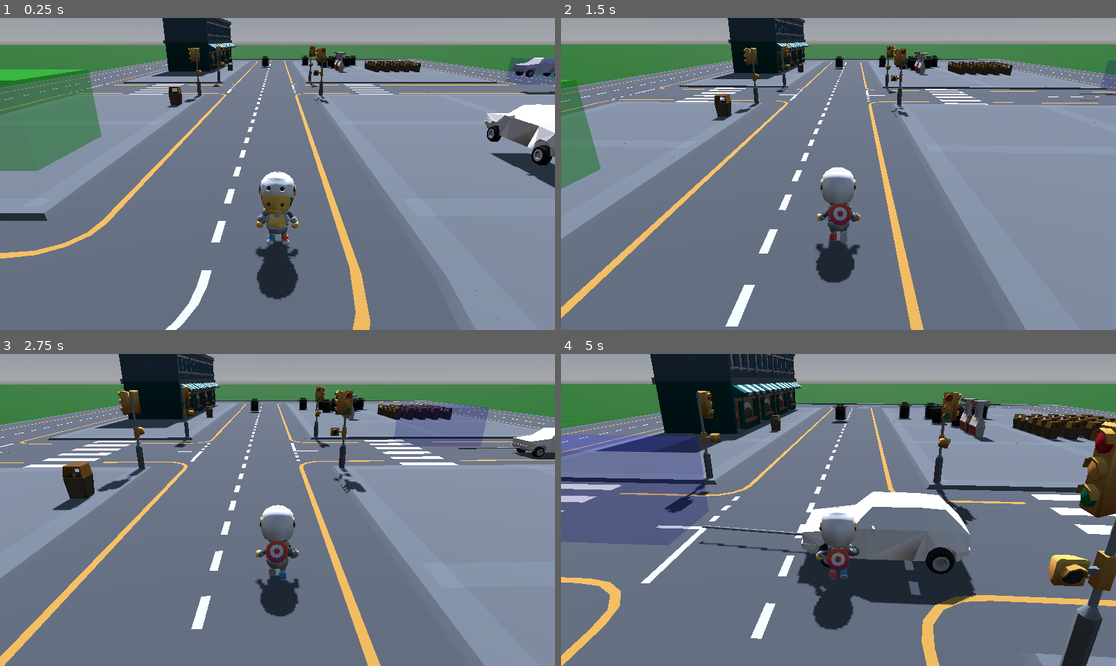
Above: before the commit, frames 1-4 (two rows, left to right).
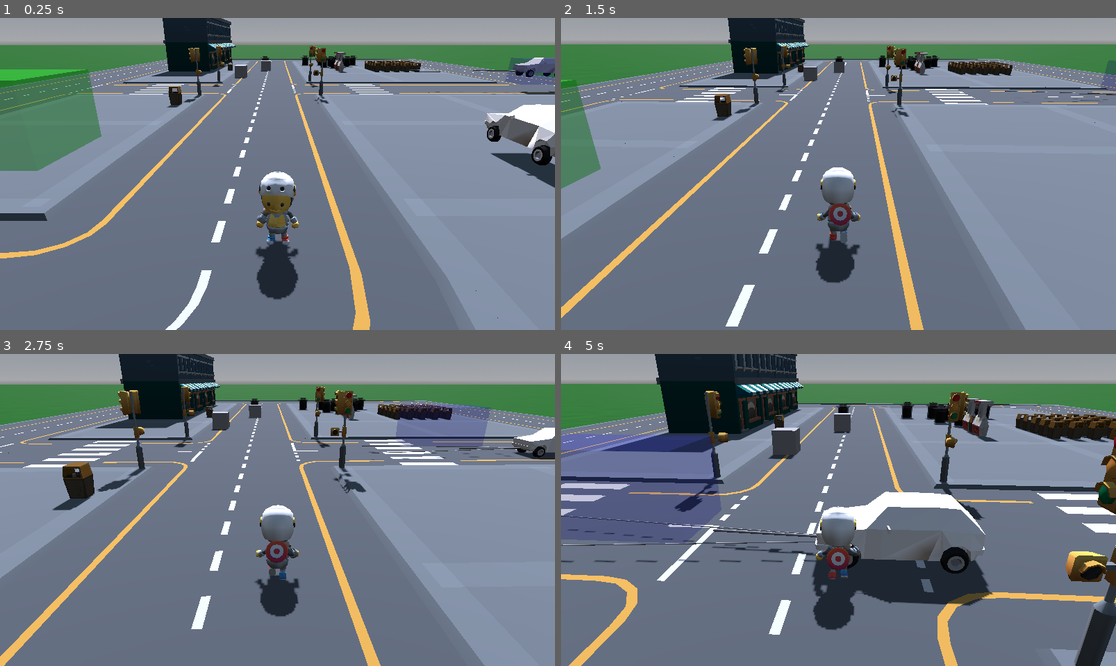
Above: after the commit, the same moments.

Repository: leems-dreems/car-driver
Game: Godot game, scene res://maps/KayKitCity/kay_kit_city.tscn
Same seed, same stepped clock (60 frames per second), same inputs: the game is played once before the commit and once after it.
Inputs (mouse positions are in pixels of both pictures, inside the frame that each line leads up to):
- Up to frame 1 (0.25 s): no input
- Up to frame 2 (1.5 s): move the mouse to (866, 174) at 0.52 s; hold W (Accelerate) from 0.53 s (still down); move the mouse to (810, 174) at 1.27 s
- Up to frame 3 (2.75 s): keep holding W (Accelerate); move the mouse to (288, 503) at 2.02 s
- Up to frame 4 (5 s): keep holding W (Accelerate); move the mouse to (832, 516) at 2.77 s; move the mouse to (877, 513) at 3.52 s; move the mouse to (794, 506) at 4.27 s

The runs differ from the first frame. In frame 1, 0.2% of the frame differs, in the area x 42-94%, y 13-25%; in frame 2, 0.2%; in frame 3, 0.5%; in frame 4, 19%, in the area x 0-100%, y 0-100%.

Commit message:
Add antennae to AI traffic
- Add antenna raycasts to AI traffic, which extend ahead and have an exaggerated effect on braking & steering
- AI traffic will start reversing if stationary and the interest direction is far behind (WIP)

Diff:
--- a/maps/KayKitCity/kay_kit_city.tscn
+++ b/maps/KayKitCity/kay_kit_city.tscn
@@ -308,6 +308,18 @@
 collision_mask = 82
 size = Vector3(5, 3, 3)
 
+[node name="Ramp5" type="CSGBox3D" parent="Terrain" groups=["Road"]]
+transform = Transform3D(-1, -1.49012e-08, -7.45058e-08, -2.68656e-08, 1, 0, 8.53623e-08, 0, -1, 2.5, 1.5, 16)
+use_collision = true
+collision_mask = 82
+size = Vector3(2, 2, 2)
+
+[node name="Ramp6" type="CSGBox3D" parent="Terrain" groups=["Road"]]
+transform = Transform3D(-1, -1.49012e-08, -7.45058e-08, -2.68656e-08, 1, 0, 8.53623e-08, 0, -1, -1.5, 1.5, 30)
+use_collision = true
+collision_mask = 82
+size = Vector3(2, 2, 2)
+
 [node name="Player" parent="." instance=ExtResource("7_1k2ef")]
 transform = Transform3D(1, 0, 1.74846e-07, 0, 1, 0, -1.74846e-07, 0, 1, -4, 1, -37)
 
--- a/scripts/driveable_vehicle.gd
+++ b/scripts/driveable_vehicle.gd
@@ -6,7 +6,14 @@
 var starting_basis: Basis
 var waiting_to_respawn := false
 var steering_ray_count : int = 32
-var steering_ray_distance := 8
+var steering_ray_length := 8
+var antenna_length := 16
+var antenna_angle := PI / 32
+var avoidance_multiplier := 2
+var antenna_multiplier := 32
+var left_antenna_mesh: MeshInstance3D
+var right_antenna_mesh: MeshInstance3D
+var antenna_raycasts: Array[RayCast3D] = []
 var steering_raycasts: Array[RayCast3D] = []
 var interest_vectors: Array[Vector3] = []
 var summed_interest_vector := Vector3.ZERO
@@ -65,10 +72,40 @@
       for _mask_value in steering_ray_collision_masks:
         _new_raycast.set_collision_mask_value(_mask_value, true)
       var _angle := (i * (2 * PI)) / steering_ray_count
-      _new_raycast.target_position = Vector3.FORWARD.rotated(Vector3.UP, _angle) * steering_ray_distance
+      _new_raycast.target_position = Vector3.FORWARD.rotated(Vector3.UP, _angle) * steering_ray_length
       add_child(_new_raycast)
       steering_raycasts.push_back(_new_raycast)
+
+   # Add antenna raycasts
+    antenna_raycasts = []
+    for i: int in [-1, 1]:
+      var _new_raycast := RayCast3D.new()
+      _new_raycast.add_to_group(steering_ray_group)
+      _new_raycast.position = Vector3.ZERO
+      for _mask_value in steering_ray_collision_masks:
+        _new_raycast.set_collision_mask_value(_mask_value, true)
+      var _angle := i * antenna_angle
+      _new_raycast.target_position = Vector3.FORWARD.rotated(Vector3.UP, _angle) * antenna_length
+      add_child(_new_raycast)
+      antenna_raycasts.push_back(_new_raycast)
+      var _line_mesh := MeshInstance3D.new()
+      var _cylinder_mesh := CylinderMesh.new()
+      _cylinder_mesh.height = antenna_length
+      _cylinder_mesh.top_radius = 0.02
+      _cylinder_mesh.bottom_radius = 0.02
+      _line_mesh.mesh = _cylinder_mesh
+      _line_mesh.position = _new_raycast.target_position / 2
+      _line_mesh.rotate_x(PI / 2)
+      _line_mesh.rotate_y(_angle)
+      add_child(_line_mesh)
+      if _new_raycast.target_position.x < 0:
+        left_antenna_mesh = _line_mesh
+      else:
+        right_antenna_mesh = _line_mesh
+
   for _raycast in steering_raycasts:
+    _raycast.enabled = true
+  for _raycast in antenna_raycasts:
     _raycast.enabled = true
 
   # Add interest direction pointer mesh
@@ -101,11 +138,42 @@
     # The dot product of two aligned vectors is 1, and for two perpendicular vectors it’s 0
     var _interest_amount := _raycast.target_position.normalized().dot(_target_position)
     _interest_amount = maxf(0, _interest_amount)
-    var _danger_amount := 0.0
+    interest_vectors.push_back(_raycast.target_position.normalized() * _interest_amount)
+
+    # Loop through again looking for danger
+  var i := 0
+  for _raycast in steering_raycasts:
     if _raycast.is_colliding():
-      # TODO: Danger amount should decrease with distance from collision point
-      _danger_amount = 1.0
-    interest_vectors.push_back(_raycast.target_position.normalized() * _interest_amount * (1 - _danger_amount))
+      var _danger_distance: float = _raycast.get_collision_point().distance_to(_raycast.global_position)
+      var _danger_amount = clampf(_danger_distance / steering_ray_length, 0.01, 1.0)
+      interest_vectors[i] *= _danger_amount
+      if i <= (steering_ray_count / 2) - 1:
+        interest_vectors[i + (steering_ray_count / 2)] /= _danger_amount * avoidance_multiplier
+      else:
+        interest_vectors[i - (steering_ray_count / 2)] /= _danger_amount * avoidance_multiplier
+    i += 1
+
+  # Check "antenna" raycasts
+  var _danger_amount_left := 0.0
+  var _danger_amount_right := 0.0
+  for _raycast in antenna_raycasts:
+    if _raycast.is_colliding():
+      var _danger_distance: float = _raycast.get_collision_point().distance_to(_raycast.global_position)
+      if _raycast.target_position.x < 0:
+        _danger_amount_left = 1 - clampf(_danger_distance / antenna_length, 0.0, 1.0)
+      else:
+        _danger_amount_right = 1 - clampf(_danger_distance / antenna_length, 0.0, 1.0)
+  left_antenna_mesh.transparency = 1 - clampf(_danger_amount_left, 0.1, 1.0)
+  right_antenna_mesh.transparency = 1 - clampf(_danger_amount_right, 0.1, 1.0)
+  if _danger_amount_left > 0.0:
+    interest_vectors[steering_ray_count / 4] *= _danger_amount_left * antenna_multiplier
+    interest_vectors[steering_ray_count / 2].z = maxf(1.0, interest_vectors[steering_ray_count / 2].z)
+    interest_vectors[steering_ray_count / 2] *= _danger_amount_left * antenna_multiplier
+  if _danger_amount_right > 0.0:
+    interest_vectors[(steering_ray_count / 4) * 3] *= _danger_amount_right * antenna_multiplier
+    interest_vectors[steering_ray_count / 2].z = maxf(1.0, interest_vectors[steering_ray_count / 2].z)
+    interest_vectors[steering_ray_count / 2] *= _danger_amount_right * antenna_multiplier
+
   return
 
 ## Sum up our interest vectors to get the direction of travel
@@ -116,12 +184,11 @@
   summed_interest_vector = _summed_interest_vector
 
   interest_direction_mesh.position = (summed_interest_vector / 2)
-#  print(summed_interest_vector)
-  interest_direction_mesh.rotation.y = get_interest_vector_y_difference()
+  interest_direction_mesh.rotation.y = get_interest_angle()
   interest_direction_mesh.mesh.height = summed_interest_vector.length()
 
   return
 
 ## Get the angle difference on the Y axis between the car's rotation and the interest vector
-func get_interest_vector_y_difference() -> float:
+func get_interest_angle() -> float:
   return Vector3.FORWARD.signed_angle_to(summed_interest_vector, Vector3.UP)
--- a/traffic/traffic_path.gd
+++ b/traffic/traffic_path.gd
@@ -3,6 +3,7 @@
 
 @export var number_of_vehicles := 1
 @export var road_speed := 20.0
+@export var road_reversing_speed := 5.0
 var compact_car_scene:= preload("res://cars/compact.tscn")
 var traffic_follower_scene:= preload("res://traffic/traffic_path_follower.tscn")
 var followers: Array[TrafficPathFollower] = []
@@ -40,23 +41,48 @@
         follower.vehicle.set_interest_vectors(follower.global_transform.origin)
         follower.vehicle.set_summed_interest_vector()
         var _interest_vector := follower.vehicle.summed_interest_vector
-        var _interest_strength := clampf(_interest_vector.length() / follower.vehicle.steering_ray_distance, 0.0, 1.0)
-        if _interest_strength < 0.75:
+        var _interest_strength := clampf(_interest_vector.length() / follower.vehicle.steering_ray_length, 0.0, 1.0)
+        if _interest_vector.z > follower.vehicle.steering_ray_length * 1.0:
+          if follower.vehicle.linear_velocity.z > 0.1:
+            target_speed = -road_reversing_speed
+          else:
+            target_speed = 0.0
+        elif _interest_vector.z > follower.vehicle.steering_ray_length * 0.25:
+          target_speed *= 0.25
+        elif _interest_vector.z > follower.vehicle.steering_ray_length * 0.75:
           target_speed *= 0.5
-        elif _interest_strength < 0.5:
-          target_speed *= 0.25
+
         follower.vehicle.ignition_on = true
-        if speed < target_speed:
+        if target_speed == road_reversing_speed:
+          if not follower.vehicle.is_shifting and not follower.vehicle.current_gear == -1:
+            follower.vehicle.shift(-1)
+          else:
+            follower.vehicle.throttle_input = 0.5
+            follower.vehicle.brake_input = 0.0
+            follower.vehicle.handbrake_input = 0.0
+        elif target_speed == 0.0:
+          follower.vehicle.throttle_input = 0.0
+          follower.vehicle.brake_input = 0.0
+          follower.vehicle.handbrake_input = 1.0
+        elif speed < target_speed:
           if speed < target_speed / 2:
             follower.vehicle.throttle_input = 0.5
+            follower.vehicle.brake_input = 0.0
+            follower.vehicle.handbrake_input = 0.0
           else:
             follower.vehicle.throttle_input = clampf(1 - (target_speed / speed), 0.0, 0.5)
+            follower.vehicle.brake_input = 0.0
+            follower.vehicle.handbrake_input = 0.0
         elif speed > target_speed * 1.2:
           follower.vehicle.throttle_input = 0.0
           follower.vehicle.brake_input = 0.2
-
+          follower.vehicle.handbrake_input = 0.0
+        else:
+          follower.vehicle.throttle_input = 0.0
+          follower.vehicle.brake_input = 0.0
+          follower.vehicle.handbrake_input = 0.0
         # Steer to match the rotation of the nearest path position
-        var turning_angle := follower.vehicle.get_interest_vector_y_difference()
+        var turning_angle := follower.vehicle.get_interest_angle()
         if turning_angle > PI / 128:
           follower.vehicle.steering_input = clampf(turning_angle, 0.1, 1.0)
         elif turning_angle < -PI / 128:
@@ -64,6 +90,7 @@
         else:
           follower.vehicle.steering_input = 0.0
       else:
+        follower.vehicle.steering_input = 0.0
         follower.vehicle.throttle_input = 0.0
     else:
       if follower.just_moved == false:
